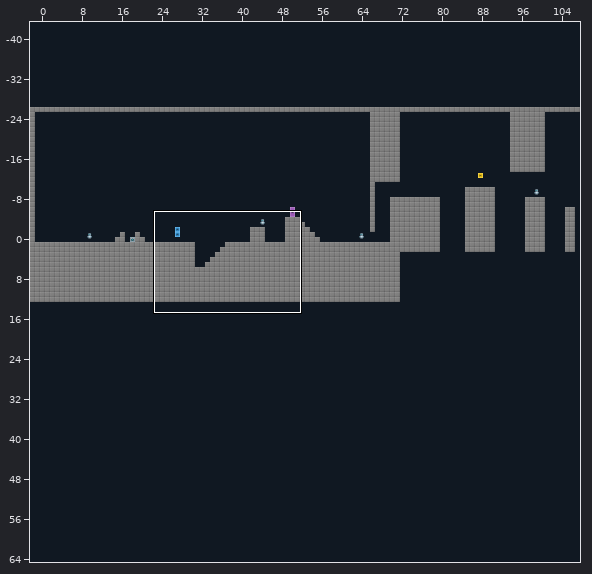
Level history. Tiled map (JSON): Data/Stage/LaboratoryCombinedCourse.tmj. The picture above shows the old version from afar; the outline marks the close-up.
Close-up. Before the edit:
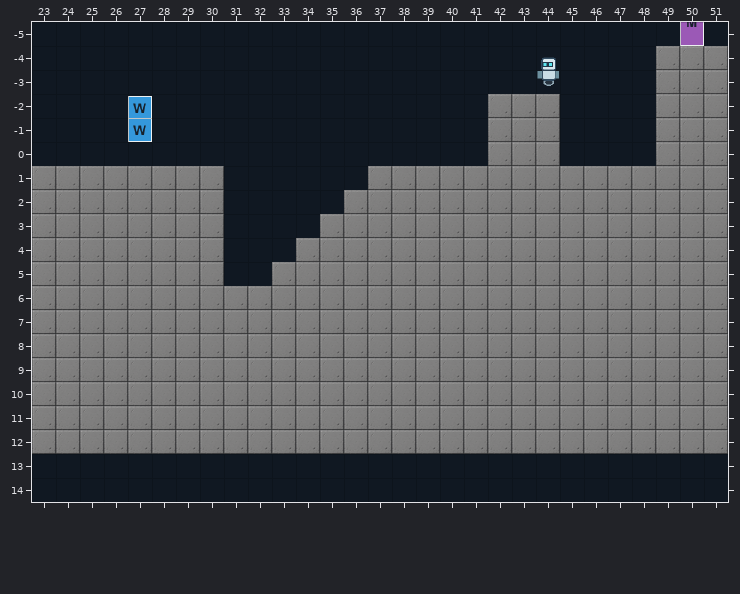
Cells are 32x32 px. Shown: x 23..51, y -5..14. The commit also changed other parts of the map, which this record leaves out.
New version:
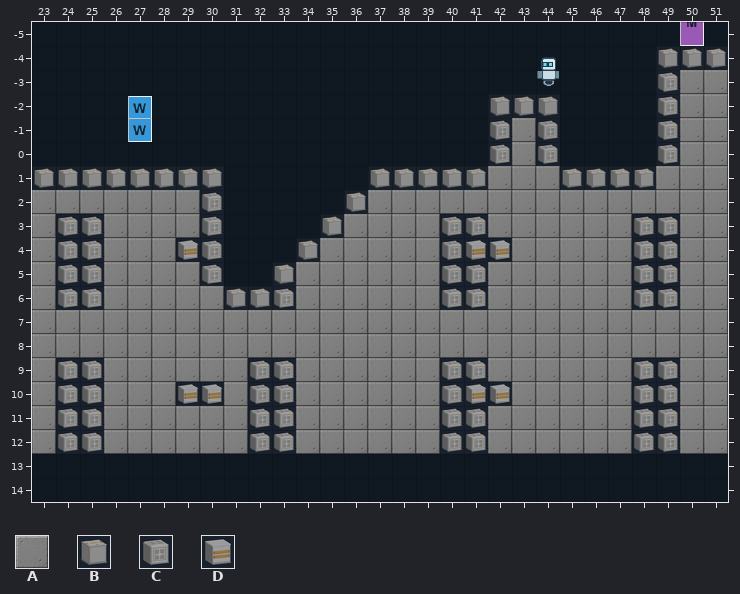
Key: from "CubeBlock": A 0; from "LaboratoryBlocks": B 0, C 1, D 2.
_ is an empty cell.
Diff:
{"where": "layer \"Terrain\""}
{"y":-4,"x":49,"old":"AAA","new":"BBB"}
{"y":-3,"x":49,"old":"A","new":"C"}
{"y":-2,"x":42,"old":"AAA","new":"BBB"}
{"y":-2,"x":49,"old":"A","new":"C"}
{"y":-1,"x":42,"old":"A","new":"C"}
{"y":-1,"x":44,"old":"A","new":"C"}
{"y":-1,"x":49,"old":"A","new":"C"}
{"y":0,"x":42,"old":"A","new":"C"}
{"y":0,"x":44,"old":"A","new":"C"}
{"y":0,"x":49,"old":"A","new":"C"}
{"y":1,"x":23,"old":"AAAAAAAA","new":"BBBBBBBB"}
{"y":1,"x":37,"old":"AAAAA","new":"BBBBB"}
{"y":1,"x":45,"old":"AAAA","new":"BBBB"}
{"y":2,"x":30,"old":"A","new":"C"}
{"y":2,"x":36,"old":"A","new":"B"}
{"y":3,"x":24,"old":"AA","new":"CC"}
{"y":3,"x":30,"old":"A","new":"C"}
{"y":3,"x":35,"old":"A","new":"B"}
{"y":3,"x":40,"old":"AA","new":"CC"}
{"y":3,"x":48,"old":"AA","new":"CC"}
{"y":4,"x":24,"old":"AA","new":"CC"}
{"y":4,"x":29,"old":"AA","new":"DC"}
{"y":4,"x":34,"old":"A","new":"B"}
{"y":4,"x":40,"old":"AAA","new":"CDD"}
{"y":4,"x":48,"old":"AA","new":"CC"}
{"y":5,"x":24,"old":"AA","new":"CC"}
{"y":5,"x":30,"old":"A","new":"C"}
{"y":5,"x":33,"old":"A","new":"B"}
{"y":5,"x":40,"old":"AA","new":"CC"}
{"y":5,"x":48,"old":"AA","new":"CC"}
{"y":6,"x":24,"old":"AA","new":"CC"}
{"y":6,"x":31,"old":"AAA","new":"BBC"}
{"y":6,"x":40,"old":"AA","new":"CC"}
{"y":6,"x":48,"old":"AA","new":"CC"}
{"y":9,"x":24,"old":"AA","new":"CC"}
{"y":9,"x":32,"old":"AA","new":"CC"}
{"y":9,"x":40,"old":"AA","new":"CC"}
{"y":9,"x":48,"old":"AA","new":"CC"}
{"y":10,"x":24,"old":"AA","new":"CC"}
{"y":10,"x":29,"old":"AA","new":"DD"}
{"y":10,"x":32,"old":"AA","new":"CC"}
{"y":10,"x":40,"old":"AAA","new":"CDD"}
{"y":10,"x":48,"old":"AA","new":"CC"}
{"y":11,"x":24,"old":"AA","new":"CC"}
{"y":11,"x":32,"old":"AA","new":"CC"}
{"y":11,"x":40,"old":"AA","new":"CC"}
{"y":11,"x":48,"old":"AA","new":"CC"}
{"y":12,"x":24,"old":"AA","new":"CC"}
{"y":12,"x":32,"old":"AA","new":"CC"}
{"y":12,"x":40,"old":"AA","new":"CC"}
{"y":12,"x":48,"old":"AA","new":"CC"}
{"label":"changed","picture_box":[32,46,728,310]}
{"label":"changed","picture_box":[56,358,104,454]}
{"label":"changed","picture_box":[248,358,296,454]}
{"label":"changed","picture_box":[440,358,512,454]}
{"label":"changed","picture_box":[632,358,680,454]}
{"label":"changed","picture_box":[176,382,224,406]}
